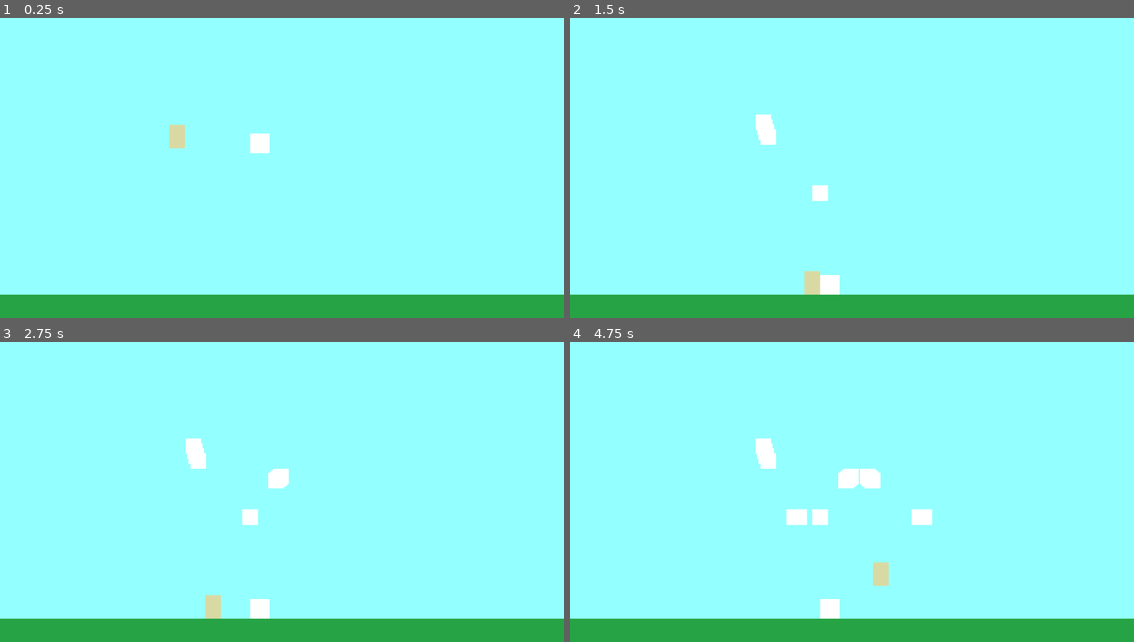
Above: before the commit, frames 1-4 (two rows, left to right).
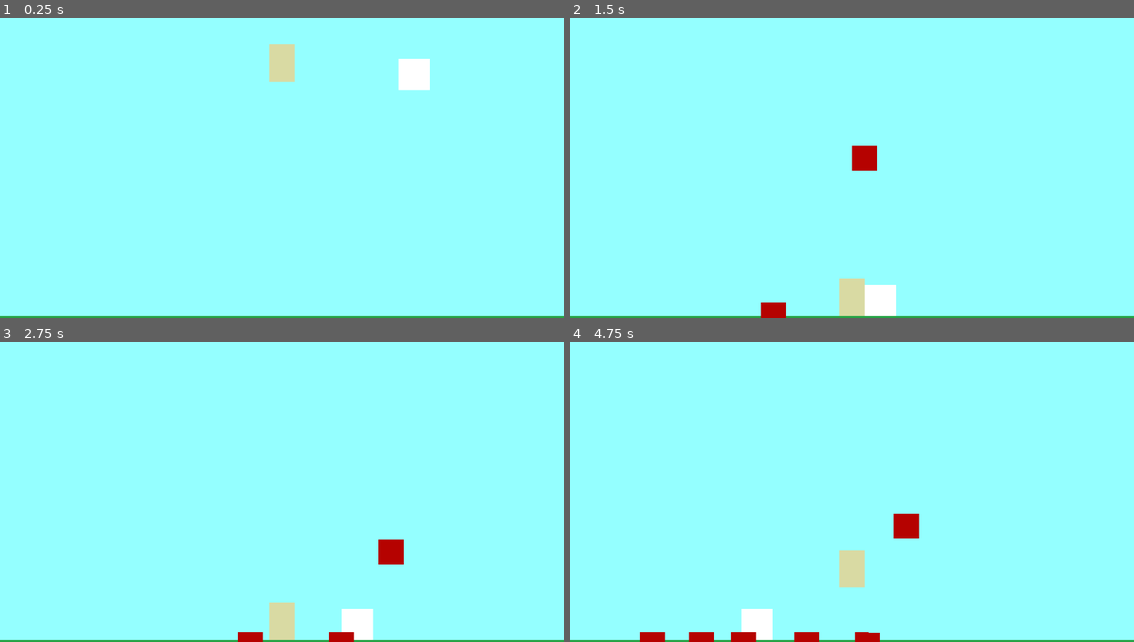
Above: after the commit, the same moments.

Repository: okmissty/Deathrunners
Game: Godot game, scene res://main.tscn
Same seed, same stepped clock (60 frames per second), same inputs: the game is played once before the commit and once after it.
Inputs:
- Up to frame 1 (0.25 s): no input
- Up to frame 2 (1.5 s): tap Enter (ui_accept) at 0.5, 0.77 s; hold Right (ui_right) from 0.53 s (still down); tap 1 (death_spawn_rock, bound only after the commit) at 0.6, 1.35 s
- Up to frame 3 (2.75 s): tap Enter (ui_accept) at 1.52 s; release Right (ui_right) at 2.03 s; hold Left (ui_left) from 2.03 s (still down); tap 1 (death_spawn_rock, bound only after the commit) at 2.1 s
- Up to frame 4 (4.75 s): release Left (ui_left) at 2.78 s; hold Right (ui_right) 2.78-4.28 s; tap 1 (death_spawn_rock, bound only after the commit) at 2.85, 3.6, 4.35 s; tap Enter (ui_accept) at 3.02, 3.77, 4.52 s; hold Left (ui_left) from 4.28 s (still down)

The runs differ from the first frame. In frame 1, 8.9% of the frame differs, in the area x 0-100%, y 8-100%; in frame 2, 9.0%; in frame 3, 9.3%; in frame 4, 10%, in the area x 0-100%, y 32-100%.

Commit message:
Added two cam systems and added simple death controller.

Diff:
--- a/DeathRunnersGodotPrototype/PrototypeFiles/death_controller.gd
+++ b/DeathRunnersGodotPrototype/PrototypeFiles/death_controller.gd
@@ -1,24 +1,28 @@
 extends Node2D
 
-@export var hazard_scene: PackedScene
-@export var survivor_path: NodePath
+@export var hazard_scene: PackedScene      # We'll assign Hazard.tscn in the editor
+@export var survivor_path: NodePath        # We'll point this at the Survivor node
 
 var survivor: Node2D
 
 func _ready():
-	survivor = get_node(survivor_path)
+	# Get the survivor node from the path
+	if survivor_path != NodePath():
+		survivor = get_node(survivor_path)
 
-func _process(delta):
-	# Example: press "1" to drop a hazard above the Survivor
-	if Input.is_key_pressed(KEY_1):
+func _process(delta: float) -> void:
+	if Input.is_action_just_pressed("death_spawn_rock"):
 		spawn_hazard_over_survivor()
 
-func spawn_hazard_over_survivor():
-	if survivor == null or hazard_scene == null:
+func spawn_hazard_over_survivor() -> void:
+	if hazard_scene == null or survivor == null:
 		return
 
-	var h = hazard_scene.instantiate()
-	get_tree().current_scene.add_child(h)
+	# Instance a new hazard
+	var hazard = hazard_scene.instantiate()
+	# Add the hazard to the current scene (Main)
+	get_tree().current_scene.add_child(hazard)
 
-	# Spawn position a bit above survivor
-	h.global_position = survivor.global_position + Vector2(0, -200)
+	# Position it above the survivor
+	# Feel free to tweak the offset values
+	hazard.global_position = survivor.global_position + Vector2(0, -200)
--- a/DeathRunnersGodotPrototype/PrototypeFiles/hazard.tscn
+++ b/DeathRunnersGodotPrototype/PrototypeFiles/hazard.tscn
@@ -2,28 +2,12 @@
 
 [sub_resource type="RectangleShape2D" id="RectangleShape2D_4fw0i"]
 
-[node name="Hazard" type="Node2D"]
+[node name="Hazard" type="RigidBody2D"]
 
-[node name="Sprite2D" type="Sprite2D" parent="."]
-scale = Vector2(32, 32)
-
-[node name="CollisionShape2D" type="CollisionShape2D" parent="Sprite2D"]
-scale = Vector2(0.03125, 0.03125)
-shape = SubResource("RectangleShape2D_4fw0i")
-
-[node name="ColorRect" type="ColorRect" parent="."]
+[node name="HazardAppearance" type="ColorRect" parent="."]
 offset_right = 32.0
 offset_bottom = 32.0
+color = Color(0.7115772, 0.0076711033, 5.7756904e-07, 1)
 
-[node name="Hazard" type="Node2D" parent="."]
-
-[node name="Sprite2D" type="Sprite2D" parent="Hazard"]
-scale = Vector2(32, 32)
-
-[node name="CollisionShape2D" type="CollisionShape2D" parent="Hazard/Sprite2D"]
-scale = Vector2(0.03125, 0.03125)
+[node name="HazardCollision" type="CollisionShape2D" parent="."]
 shape = SubResource("RectangleShape2D_4fw0i")
-
-[node name="ColorRect" type="ColorRect" parent="Hazard"]
-offset_right = 32.0
-offset_bottom = 32.0
--- /dev/null
+++ b/DeathRunnersGodotPrototype/horizontal_cam.gd
@@ -0,0 +1,17 @@
+extends Camera2D
+
+@export var survivor_path: NodePath
+var survivor: Node2D
+
+func _ready():
+	make_current()
+	survivor = get_node(survivor_path)
+
+func _process(delta: float) -> void:
+	if survivor == null:
+		return
+
+	var pos = global_position
+	pos.x = survivor.global_position.x   # follow X
+	# pos.y stays constant so camera doesn't bounce up/down
+	global_position = pos
--- a/DeathRunnersGodotPrototype/main.tscn
+++ b/DeathRunnersGodotPrototype/main.tscn
@@ -1,16 +1,17 @@
-[gd_scene load_steps=10 format=3 uid="uid://df8a5iyhj1xj0"]
+[gd_scene load_steps=11 format=3 uid="uid://df8a5iyhj1xj0"]
 
 [ext_resource type="Script" uid="uid://b5p8ibptxae1b" path="res://PrototypeFiles/survivor.gd" id="1_xnqkp"]
 [ext_resource type="Script" uid="uid://81f8t60kf53l" path="res://PrototypeFiles/death.gd" id="2_231nh"]
 [ext_resource type="Script" uid="uid://b8ohkdji0quof" path="res://PrototypeFiles/death_controller.gd" id="3_0x84s"]
 [ext_resource type="PackedScene" uid="uid://dnoftimsdqnaj" path="res://PrototypeFiles/hazard.tscn" id="4_85kue"]
+[ext_resource type="Script" uid="uid://bcci8yq10apd5" path="res://horizontal_cam.gd" id="5_lquwl"]
 
 [sub_resource type="CanvasItemMaterial" id="CanvasItemMaterial_231nh"]
 
 [sub_resource type="PhysicsMaterial" id="PhysicsMaterial_cvean"]
 
 [sub_resource type="RectangleShape2D" id="RectangleShape2D_231nh"]
-size = Vector2(1279, 120)
+size = Vector2(3998, 120)
 
 [sub_resource type="RectangleShape2D" id="RectangleShape2D_0x84s"]
 size = Vector2(32, 48)
@@ -22,14 +23,14 @@
 material = SubResource("CanvasItemMaterial_231nh")
 
 [node name="Background" type="ColorRect" parent="."]
-offset_right = 1280.0
+offset_right = 4000.0
 offset_bottom = 720.0
 color = Color(0.5803922, 1, 1, 1)
 metadata/_edit_use_anchors_ = true
 
 [node name="Ground" type="ColorRect" parent="."]
 offset_top = 600.0
-offset_right = 1280.0
+offset_right = 4000.0
 offset_bottom = 720.0
 color = Color(0.14901961, 0.6392157, 0.27058825, 1)
 metadata/_edit_use_anchors_ = true
@@ -41,7 +42,8 @@
 physics_material_override = SubResource("PhysicsMaterial_cvean")
 
 [node name="CollisionShape2D" type="CollisionShape2D" parent="Ground/GroundStaticBody2D"]
-position = Vector2(639.5, 660)
+auto_translate_mode = 1
+position = Vector2(1999, 660)
 shape = SubResource("RectangleShape2D_231nh")
 one_way_collision = true
 
@@ -60,6 +62,13 @@
 
 [node name="SuvivorCollision" type="CollisionShape2D" parent="Survivor"]
 shape = SubResource("RectangleShape2D_0x84s")
+
+[node name="SurvivorCam" type="Camera2D" parent="Survivor"]
+offset = Vector2(0, -100)
+enabled = false
+zoom = Vector2(2.5, 2.5)
+limit_left = 0
+limit_right = 4000
 
 [node name="Death" type="CharacterBody2D" parent="."]
 position = Vector2(531, 257)
@@ -80,3 +89,12 @@
 script = ExtResource("3_0x84s")
 hazard_scene = ExtResource("4_85kue")
 survivor_path = NodePath("../Survivor")
+
+[node name="HorizontalCam" type="Camera2D" parent="."]
+offset = Vector2(0, 400)
+zoom = Vector2(1.6, 1.6)
+limit_left = 0
+limit_top = -1000
+limit_bottom = 320
+script = ExtResource("5_lquwl")
+survivor_path = NodePath("../Survivor")
--- a/DeathRunnersGodotPrototype/project.godot
+++ b/DeathRunnersGodotPrototype/project.godot
@@ -15,6 +15,14 @@
 config/features=PackedStringArray("4.5", "GL Compatibility")
 config/icon="res://icon.svg"
 
+[input]
+
+death_spawn_rock={
+"deadzone": 0.2,
+"events": [Object(InputEventKey,"resource_local_to_scene":false,"resource_name":"","device":-1,"window_id":0,"alt_pressed":false,"shift_pressed":false,"ctrl_pressed":false,"meta_pressed":false,"pressed":false,"keycode":0,"physical_keycode":49,"key_label":0,"unicode":49,"location":0,"echo":false,"script":null)
+]
+}
+
 [rendering]
 
 renderer/rendering_method="gl_compatibility"
Not shown, added: DeathRunnersGodotPrototype/export_presets.cfg
Not shown, added: DeathRunnersGodotPrototype/horizontal_cam.gd.uid
Not shown, changed: DeathRunnersGodotPrototype/.gitignore
